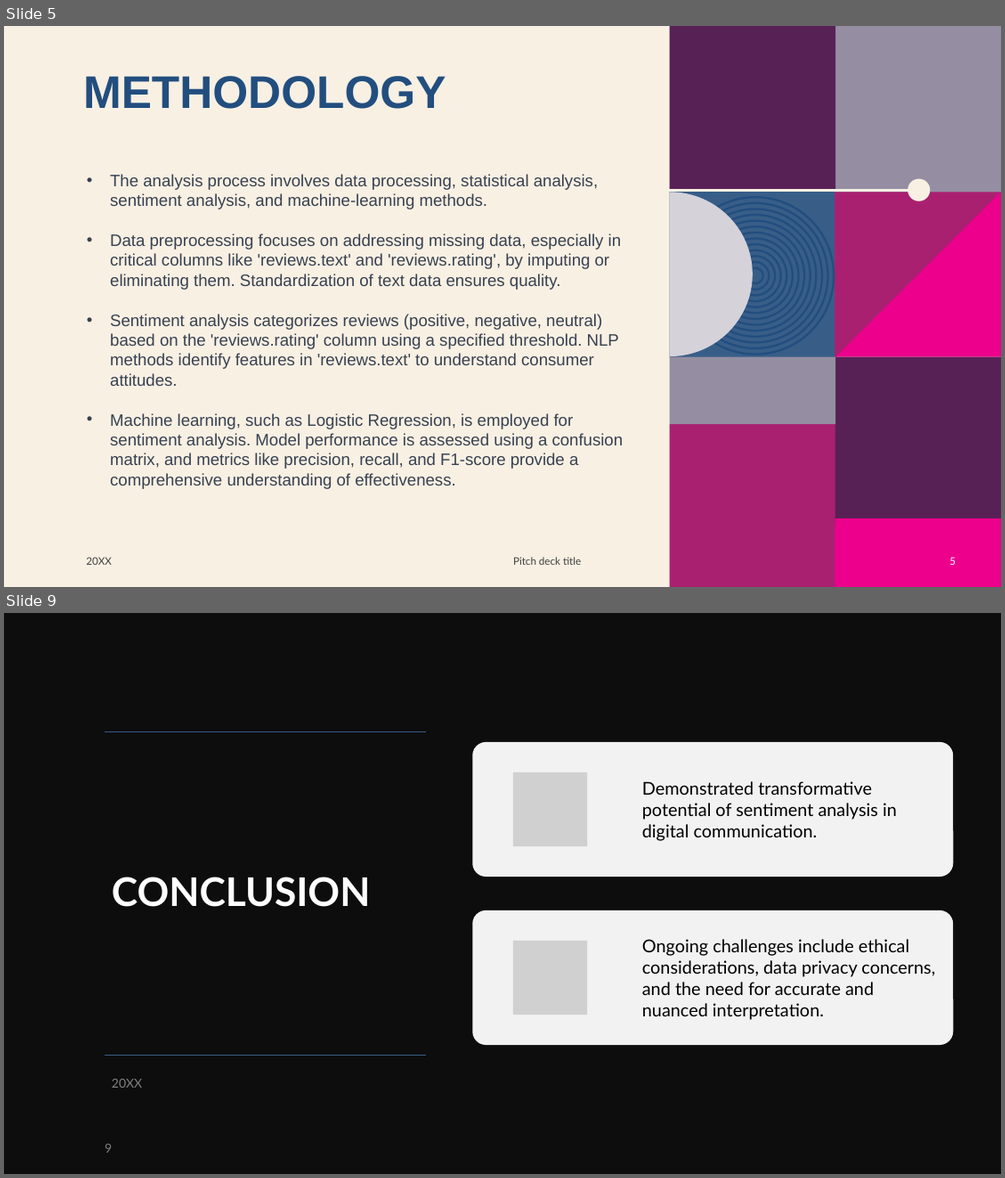
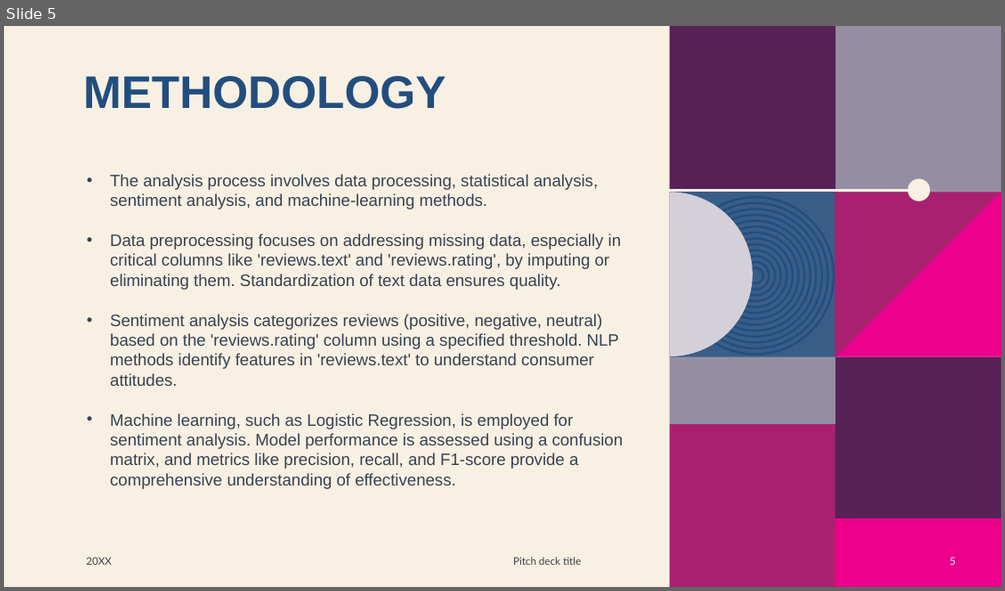
Before and after one commit to Demiarge/CSE431_BRACU, a slide deck: Submission4/slide.pptx. Shown one above the other, each under a label of ours: slides 5 and 9 before the commit, slide 5 after it; the slides between them are not shown. The pictures are 1005x1178 and 1005x591 pixels, drawn with LibreOffice and Linux fonts; fonts in the diff are those of the drawing; grey boxes stand for pictures; background and template pictures are left out. Boxes give left, top, right and bottom in pixels: in the first picture for what was removed or moved away, otherwise in the second. Text is boxed around its words. In the diff, an @@ line names an element or a change of style, - is before the commit and + after.

```diff
--- a/Submission4/slide.pptx
+++ b/Submission4/slide.pptx
@@ slide 9 removed at (4, 613, 1001, 1174), background #FFFFFF @@
@@ rectangle removed at (4, 613, 1001, 1174) @@
@@ line removed from (426, 732) to (105, 732) @@
@@ group removed at (4, 613, 180, 1174): 4 rectangles, 1 freeform shape, 1 line @@
@@ title removed at (112, 876, 370, 907) @@
-CONCLUSION
@@ group removed at (472, 742, 953, 1046): 2 rounded rectangles, 2 pictures, 2 texts @@
-Demonstrated transformative potential of sentiment analysis in digital communication.
-Ongoing challenges include ethical considerations, data privacy concerns, and the need for accurate and nuanced interpretation.
@@ line removed from (426, 1055) to (105, 1055) @@
@@ text removed at (112, 1078, 142, 1087) @@
-20XX
@@ page number removed at (105, 1143, 112, 1152) @@
-9
```
Also in this commit, not shown: 4 other slides changed, 6 other slides removed, 3 other files.
